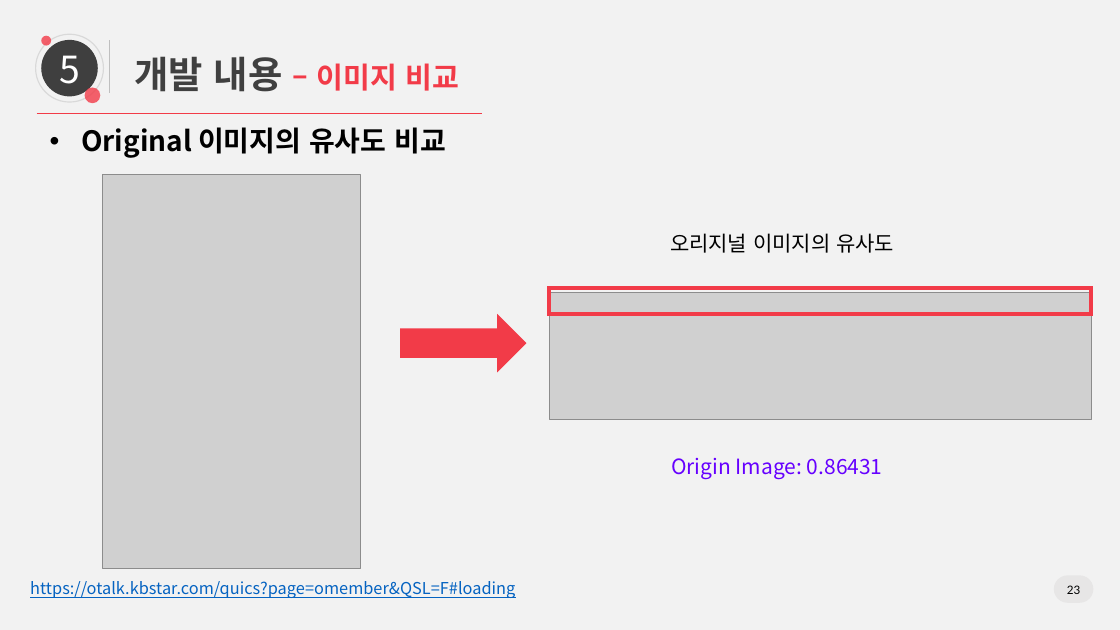
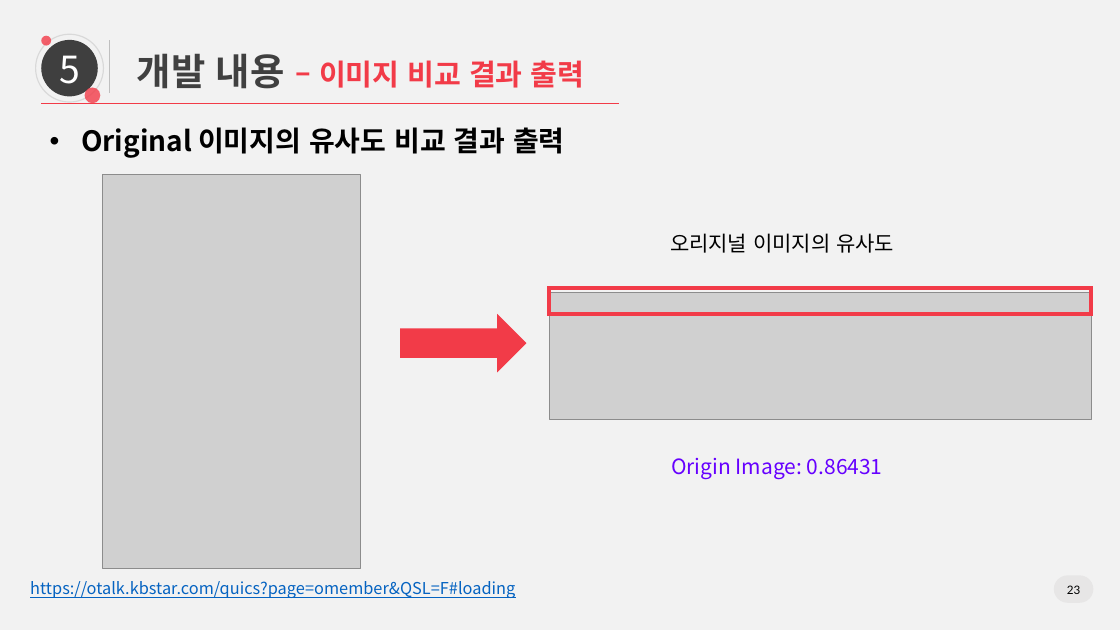
Before and after one commit to yjinsol/grad_project, a slide deck: slide 23 of Docs/20190625_졸업논문 최종발표/0625 논문 최종발표_v2.pptx. Drawn at 1120x630 pixels with LibreOffice and Linux fonts; fonts in the diff are those of the drawing; grey boxes stand for pictures. Boxes give left, top, right and bottom in pixels: in the first picture for what was removed or moved away, otherwise in the second. Text is boxed around its words. In the diff, an @@ line names an element or a change of style, - is before the commit and + after.

```diff
--- a/Docs/20190625_졸업논문 최종발표/0625 논문 최종발표_v2.pptx
+++ b/Docs/20190625_졸업논문 최종발표/0625 논문 최종발표_v2.pptx
@@ text at (137, 53, 585, 89): text changed @@
-개발 내용 – 이미지 비교
+개발 내용 – 이미지 비교 결과 출력
@@ line moved from (37, 113) - (482, 113) to (41, 103) - (620, 103) @@
@@ text at (81, 127, 565, 158): text changed @@
-• Original 이미지의 유사도 비교
+• Original 이미지의 유사도 비교 결과 출력
```
Also in this commit, not shown: 17 other slides changed.
